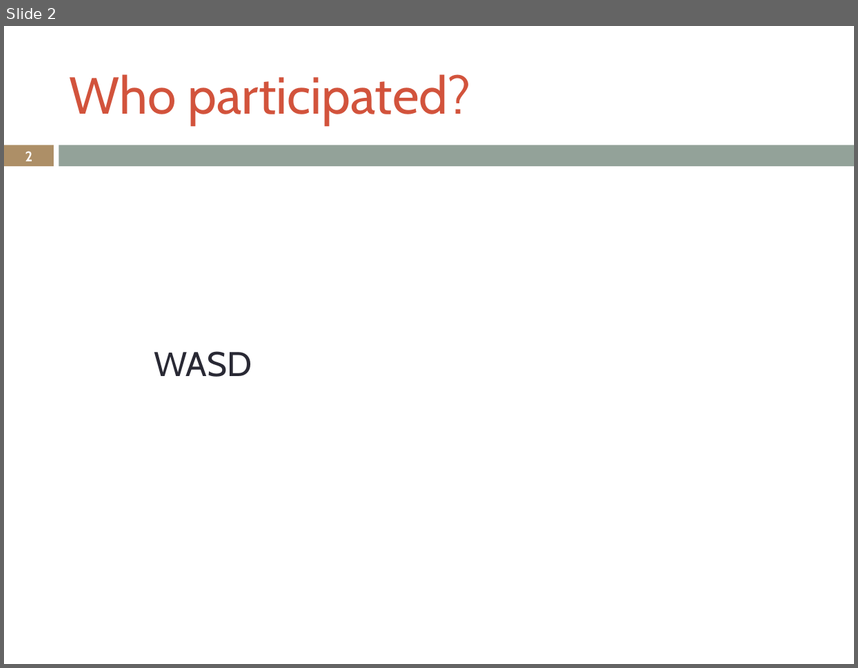
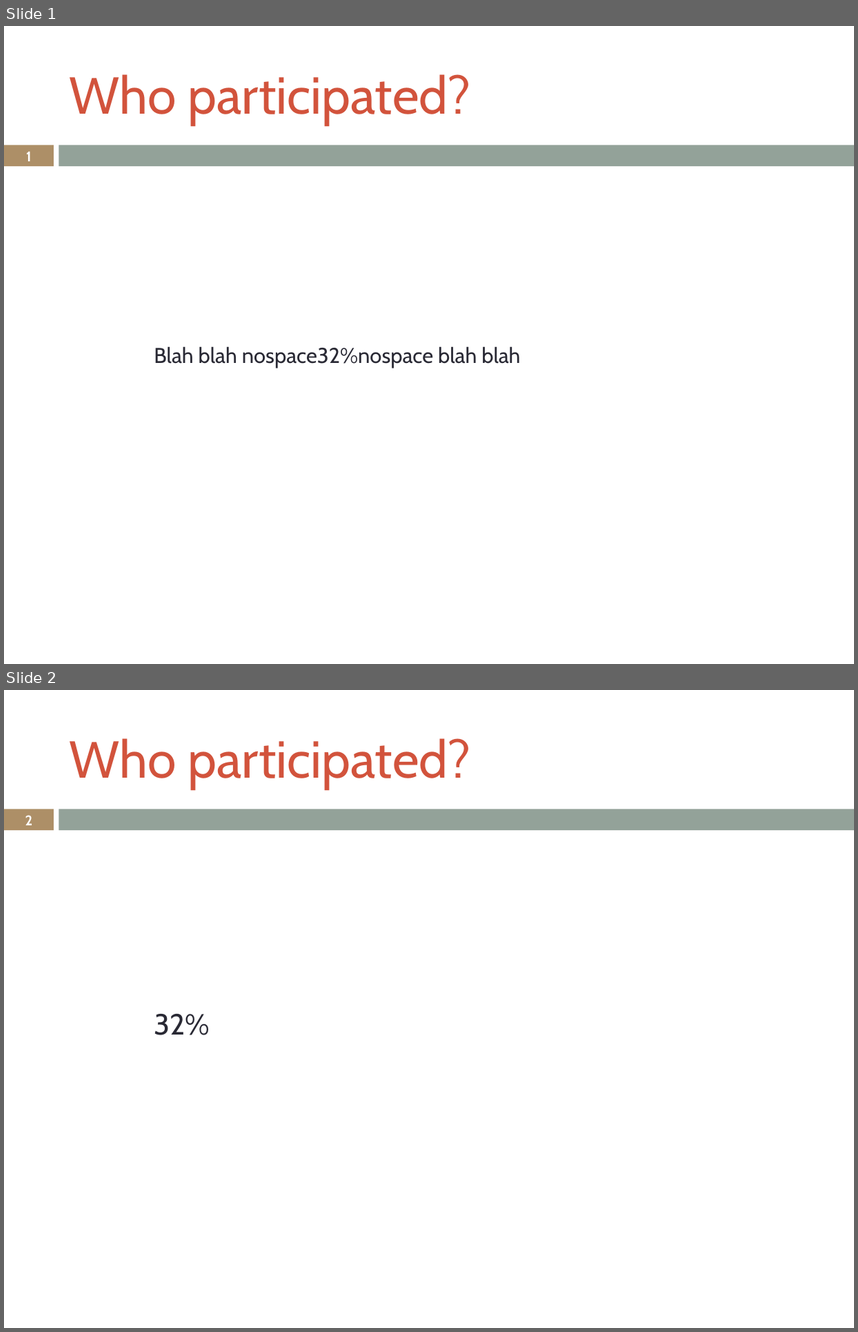
Before and after one commit to LukeSteg/LCABiometric, a slide deck: exampleOutput.pptx. Shown one above the other, each under a label of ours: slide 2 before the commit, slides 1 and 2 after it. The pictures are 858x668 and 858x1332 pixels, drawn with LibreOffice and Linux fonts; fonts in the diff are those of the drawing. Boxes give left, top, right and bottom in pixels: in the first picture for what was removed or moved away, otherwise in the second. Text is boxed around its words. In the diff, an @@ line names an element or a change of style, - is before the commit and + after.

```diff
--- a/exampleOutput.pptx
+++ b/exampleOutput.pptx
@@ slide 2 added at box(4, 690, 854, 1328), background #FFFFFF; not listed: 2 template elements that a slide beside it also shows @@
@@ title added at box(70, 738, 471, 789), 44 pt, text #D2533C @@
+Who participated?
@@ page number added at box(25, 815, 33, 825), 11.9 pt, text #FFFFFF, bold @@
+2
@@ text added at box(154, 1014, 210, 1035), 24.6 pt, text #292934 @@
+32%
@@ what was slide 2 is now slide 1 @@
@@ slide 1 changed as well @@
@@ page number at box(26, 152, 32, 161): text changed @@
-2
+1
@@ text at box(154, 346, 520, 368): text changed; size 29 to 18.1 pt @@
-WASD
+Blah blah nospace32%nospace blah blah
```
Also in this commit, not shown: 5 slides removed, 4 other files.
